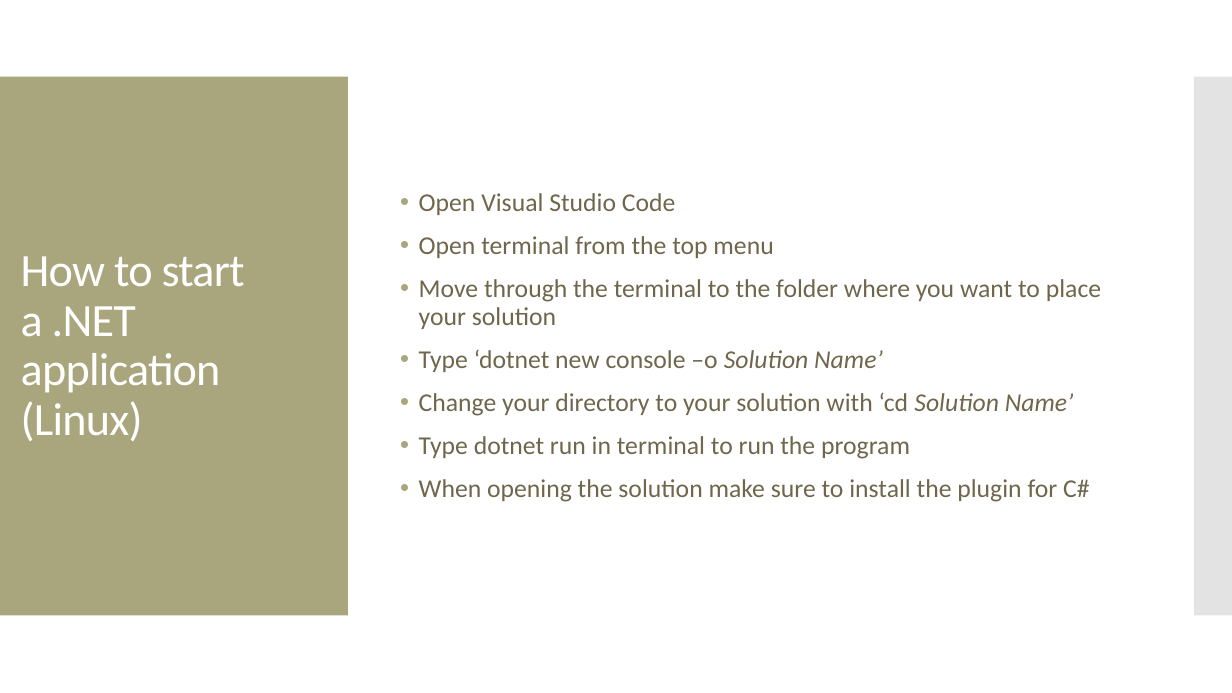
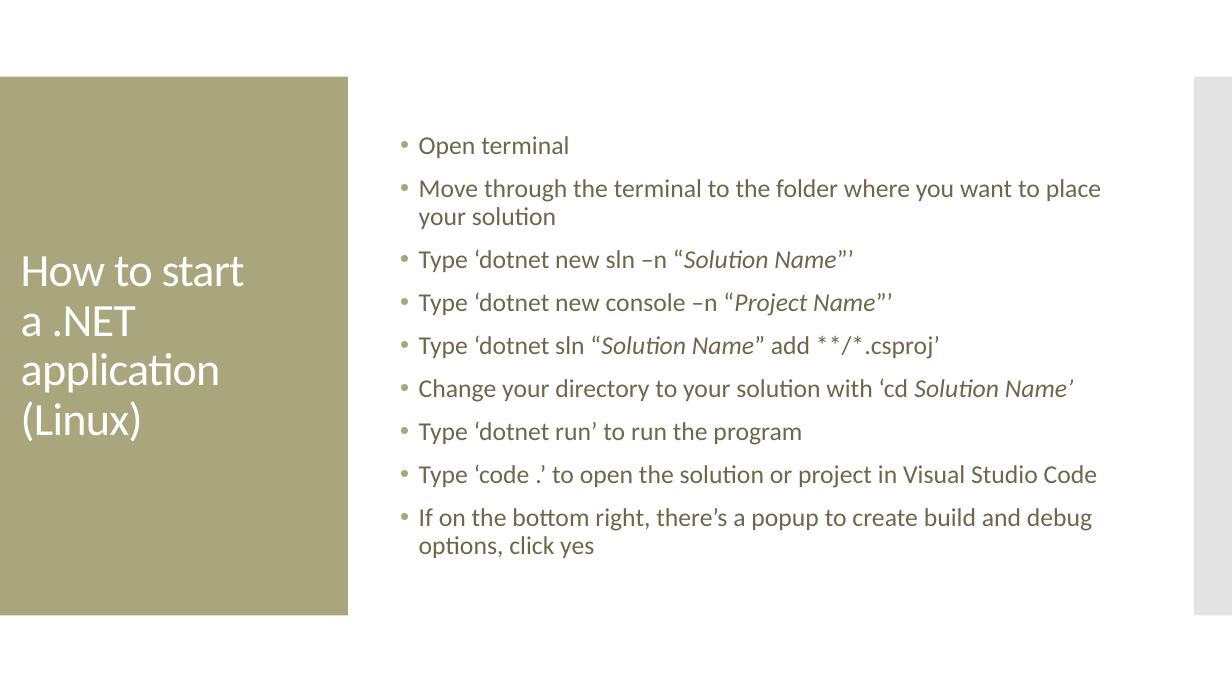
Before and after one commit to Manny-Apsel/.NET-C-Workshop, a slide deck: slide 15 of Presentation.pptx. Drawn at 1232x693 pixels with LibreOffice and Linux fonts; fonts in the diff are those of the drawing. Boxes give left, top, right and bottom in pixels: in the first picture for what was removed or moved away, otherwise in the second. Text is boxed around its words. In the diff, an @@ line names an element or a change of style, - is before the commit and + after.

Commit message:
finished console class exercises

```diff
--- a/Presentation.pptx
+++ b/Presentation.pptx
@@ text at box(419, 136, 569, 158): text changed @@
-• Open Visual Studio Code
-• Open terminal from the top menu
+• Open terminal
@@ text at box(419, 249, 940, 359): text changed @@
-• Type ‘dotnet new console –o Solution Name’
+• Type ‘dotnet new sln –n “Solution Name”’
+• Type ‘dotnet new console –n “Project Name”’
+• Type ‘dotnet sln “Solution Name” add **/*.csproj’
@@ text at box(419, 422, 1097, 558): text changed @@
-• Type dotnet run in terminal to run the program
-• When opening the solution make sure to install the plugin for C#
+• Type ‘dotnet run’ to run the program
+• Type ‘code .’ to open the solution or project in Visual Studio Code
+• If on the bottom right, there’s a popup to create build and debug options, click yes
```
Also in this commit, not shown: 2 slides added.
